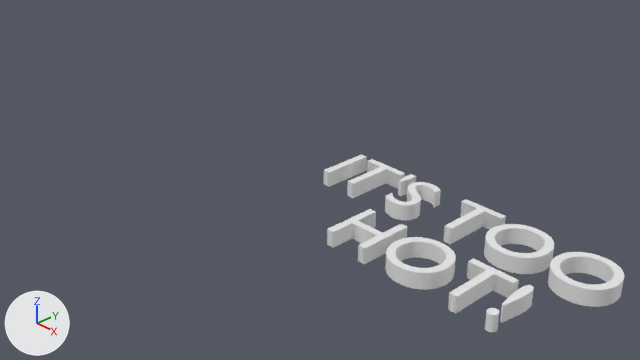
The Blender file Assets/Secondary/Models/SignText/HotText.blend, before and after one commit.
One viewpoint serves both versions: the file's camera 'Camera'. The axes (+X, +Y, +Z) are drawn at lower left. The lights are the same throughout. Text is drawn in Blender's own font.

Script lines for the objects in view, before the commit:
```python
txt_text = bpy.data.curves.new('Text', 'FONT')
txt_text.body = "IT'S TOO\n    HOT!"
txt_text.bevel_profile.use_clip = True
txt_text.extrude = 0.1
txt_text.small_caps_scale = 0.65
txt_text.underline_height = 0.0
ob_text = bpy.data.objects.new('Text', txt_text)
ob_text.location = (0.0, 0.0, 0.0)
```
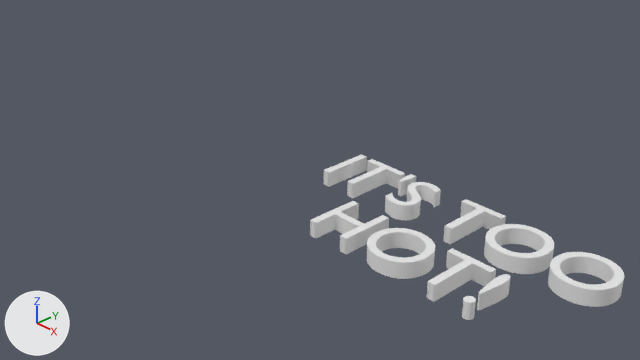
What differs and where, as boxes (x1, y1, x2, y2) in the pictures (640 x 360 px):
'Text', text changed: before (323, 154, 624, 332); after (310, 154, 624, 320)

The change, as a list of edits to the scene's bpy script:
```text
Change txt_text:
    txt_text.body: "IT'S TOO\n    HOT!" -> "IT'S TOO\n   HOT!"
```
